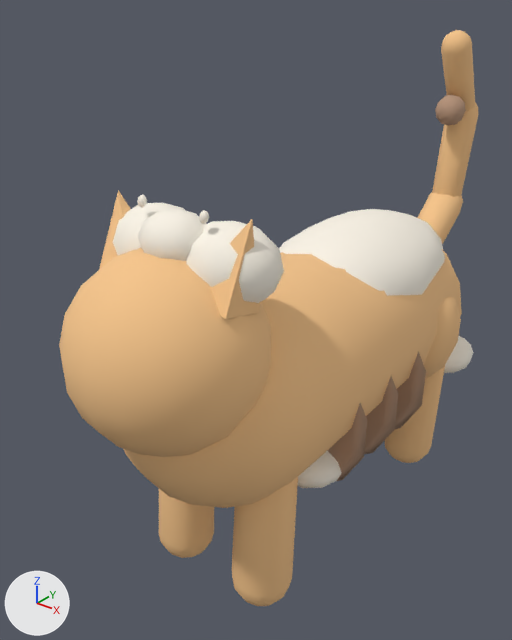
The glTF model WhiskerHunt/Resources/Raw/ar_models/cat-ginger.glb, before and after one commit.
Before and after are seen from a 50 mm camera at (12538.0, -19669.0, 10383.0) aimed at (-1585.0, -2015.0, -562.0). The axes (+X, +Y, +Z) are drawn at lower left. The lights are the same throughout. The first picture is the older version. Where no turn or scale is listed for an object, it has been applied to the vertices. Vertices at exactly the same position are counted once.

Objects in the first picture: 'cat-standing_0', 'cat-standing_1', 'cat-standing_2'.
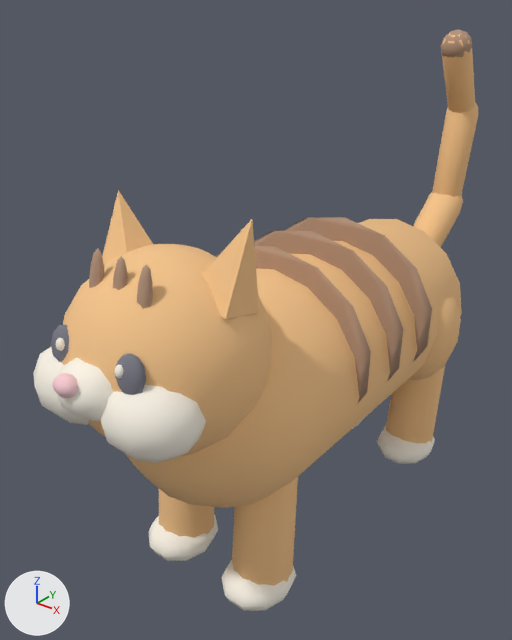
The newer file is also rescaled (x0.0000305), turned or shifted as a whole; pictures and numbers use the older file's frame.

The change, as a list of edits to the scene's bpy script:
```text
Change me_cat_standing_4:
    used by ob_cat_standing_4; location = (0.0, 0.0, 0.0)
    remove me_cat_standing_4.from_pydata(...)  # 84 vertices, 160 faces; spans x -1701.0..1701.0, y -265.0..265.0, z -570.0..570.0
    add me_cat_standing_4.from_pydata(...)  # 84 vertices, 160 faces; spans x -1701.0..1701.0, y -10499.0..-9968.0, z 1355.0..2495.0
    me_cat_standing_4 part 1: the whole mesh is moved by (0.0, -10234.0, 1925.0)
Change me_cat_standing_3:
    used by ob_cat_standing_3; location = (0.0, 0.0, 0.0)
    remove me_cat_standing_3.from_pydata(...)  # 54 vertices, 96 faces; spans x -2138.0..2138.0, y -2119.0..2119.0, z -1546.0..1546.0
    add me_cat_standing_3.from_pydata(...)  # 54 vertices, 96 faces; spans x -2239.0..2038.0, y -11463.0..-7226.0, z 1374.0..4465.0
    me_cat_standing_3 part 2: the whole mesh is moved by (-100.0, -9344.0, 2920.0)
Change me_cat_standing_2:
    used by ob_cat_standing_2; location = (0.0, 0.0, 0.0)
    remove me_cat_standing_2.from_pydata(...)  # 370 vertices, 712 faces; spans x -3623.0..3623.0, y -9373.0..9373.0, z -6031.0..6031.0
    add me_cat_standing_2.from_pydata(...)  # 370 vertices, 712 faces; spans x -3623.0..3623.0, y -9493.0..9254.0, z -3564.0..8497.0
    me_cat_standing_2 part 3: the whole mesh is moved by (0.0, -119.0, 2467.0)
Change me_cat_standing_1:
    used by ob_cat_standing_1; location = (0.0, 0.0, 0.0)
    remove me_cat_standing_1.from_pydata(...)  # 502 vertices, 964 faces; spans x -3060.0..3060.0, y -8215.0..8215.0, z -5245.0..5245.0
    add me_cat_standing_1.from_pydata(...)  # 502 vertices, 964 faces; spans x -3060.0..3060.0, y -11259.0..5172.0, z -8216.0..2273.0
    me_cat_standing_1 part 4: the whole mesh is moved by (0.0, -3044.0, -2972.0)
```

What differs and where, as boxes (x1, y1, x2, y2) in the pictures (512 x 640 px):
'cat-standing_1', moved
    before: (113, 195, 473, 488)
    after: (33, 338, 435, 611)
'cat-standing_2', moved (mostly hidden before)
    before: (327, 95, 466, 481)
    after: (89, 29, 472, 403)
'cat-standing_4', moved (not visible before)
    after: (51, 325, 146, 395)
'cat-standing_3', moved (not visible before)
    after: (52, 373, 78, 398)
